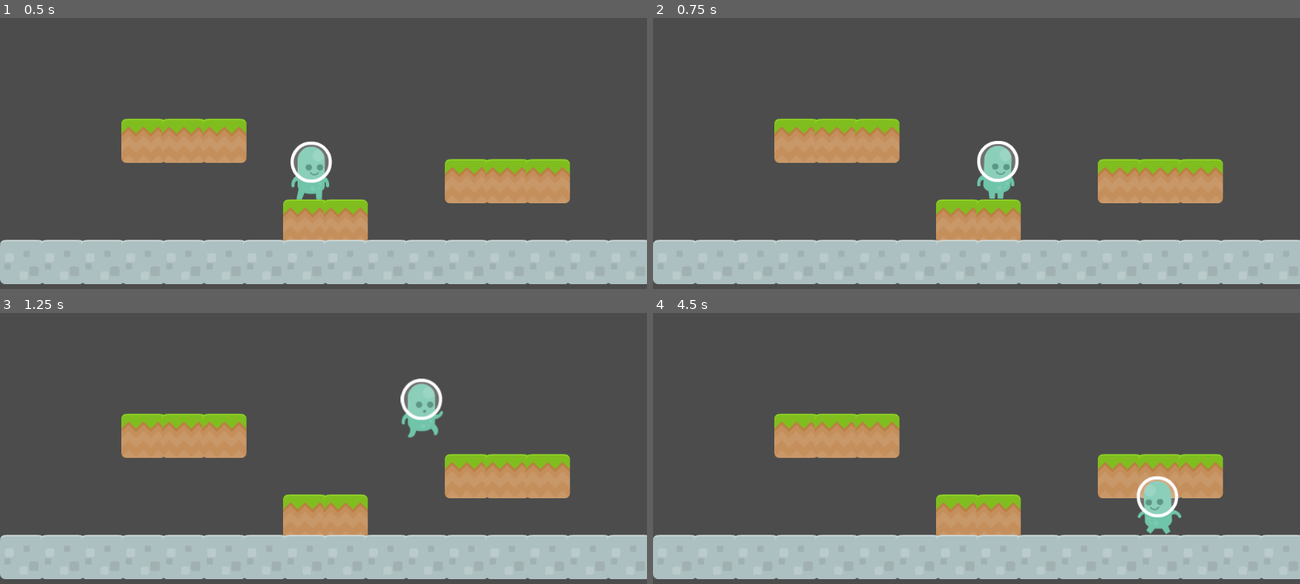
Above: before the commit, frames 1-4 (two rows, left to right).
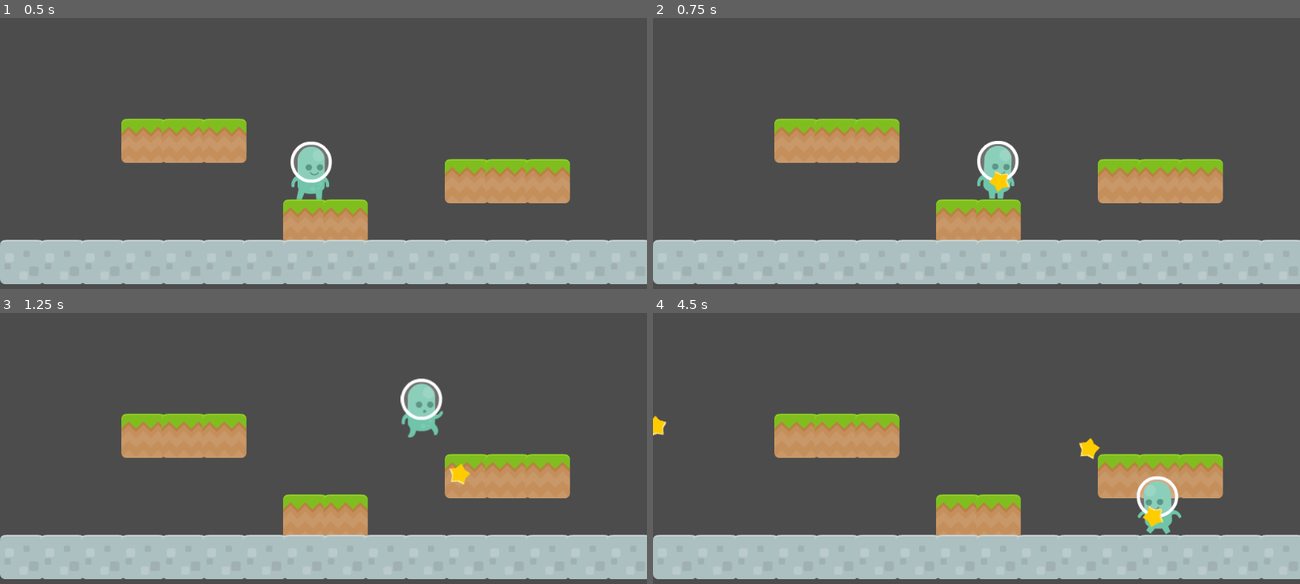
Above: after the commit, the same moments.

Repository: doctor-g/AltNaGaDeMon2021
Game: Godot game, scene res://World/Level.tscn
Two runs of this game, one before a commit and one after it. Both use one fixed random seed, a clock stepped at 60 frames per second and the inputs below.
Inputs:
- Up to frame 1 (0.5 s): no input
- Up to frame 2 (0.75 s): tap Enter at 0.5 s; hold D (move_right) from 0.53 s (still down); tap X (fire, bound only after the commit) at 0.6 s
- Up to frame 3 (1.25 s): keep holding D (move_right); tap Z (jump) at 0.77 s
- Up to frame 4 (4.5 s): tap S (duck) at 1.35 s; tap Z (jump) at 1.52, 3.02, 3.77 s; tap X (fire, bound only after the commit) at 1.55, 2.1, 2.85, 3.8, 4.35 s; release D (move_right) at 2.03 s; hold A (move_left) 2.03-2.78 s; hold D (move_right) 2.78-4.28 s; hold S (duck) 3.53-4.28 s; hold A (move_left) from 4.28 s (still down)

Frame 1 is identical in both runs. In frame 2, 0.1% of the frame differs, in the area x 51-56%, y 56-65%; in frame 3, 0.1%; in frame 4, 0.4%, in the area x 0-79%, y 37-80%.

Commit message:
Add simple placeholder projectile

Diff:
--- a/project/Player/Player.gd
+++ b/project/Player/Player.gd
@@ -1,4 +1,6 @@
 extends KinematicBody2D
+
+const _PROJECTILE := preload("res://Player/Projectile/Projectile.tscn")
 
 export var speed := 250
 export var jump_strength := 920
@@ -46,3 +48,9 @@
 		_sprite.play("jump")
 	else:
 		_sprite.play("walk" if _velocity.x != 0 else "idle")
+
+	if Input.is_action_just_pressed("fire"):
+		var projectile := _PROJECTILE.instance()
+		projectile.direction = Vector2.LEFT if _sprite.flip_h else Vector2.RIGHT
+		projectile.position = $ProjectileLaunchPoint.global_position
+		get_parent().add_child(projectile)
--- a/project/Player/Player.tscn
+++ b/project/Player/Player.tscn
@@ -38,6 +38,8 @@
 extents = Vector2( 30, 45.75 )
 
 [node name="Player" type="KinematicBody2D"]
+collision_layer = 2
+collision_mask = 5
 script = ExtResource( 13 )
 
 [node name="AnimatedSprite" type="AnimatedSprite" parent="."]
@@ -54,3 +56,6 @@
 visible = false
 position = Vector2( 1, -35 )
 texture = ExtResource( 14 )
+
+[node name="ProjectileLaunchPoint" type="Node2D" parent="."]
+position = Vector2( 0, -31 )
--- /dev/null
+++ b/project/Player/Projectile/Projectile.gd
@@ -0,0 +1,12 @@
+extends KinematicBody2D
+
+export var speed := 350
+
+var direction := Vector2.ZERO
+
+func _physics_process(delta):
+	move_and_collide(direction * speed * delta)
+
+
+func _on_VisibilityNotifier2D_screen_exited():
+	queue_free()
--- /dev/null
+++ b/project/Player/Projectile/Projectile.tscn
@@ -0,0 +1,43 @@
+[gd_scene load_steps=5 format=2]
+
+[ext_resource path="res://Player/Projectile/star.png" type="Texture" id=1]
+[ext_resource path="res://Player/Projectile/Projectile.gd" type="Script" id=2]
+
+[sub_resource type="CircleShape2D" id=1]
+radius = 17.2627
+
+[sub_resource type="Animation" id=2]
+resource_name = "Spin"
+loop = true
+tracks/0/type = "value"
+tracks/0/path = NodePath("Star:rotation_degrees")
+tracks/0/interp = 1
+tracks/0/loop_wrap = true
+tracks/0/imported = false
+tracks/0/enabled = true
+tracks/0/keys = {
+"times": PoolRealArray( 0, 1 ),
+"transitions": PoolRealArray( 1, 1 ),
+"update": 0,
+"values": [ 0.0, 360.0 ]
+}
+
+[node name="Projectile" type="KinematicBody2D"]
+collision_layer = 2
+collision_mask = 5
+script = ExtResource( 2 )
+
+[node name="Star" type="Sprite" parent="."]
+rotation = 1.74846e-07
+texture = ExtResource( 1 )
+
+[node name="CollisionShape2D" type="CollisionShape2D" parent="."]
+shape = SubResource( 1 )
+
+[node name="AnimationPlayer" type="AnimationPlayer" parent="."]
+autoplay = "Spin"
+anims/Spin = SubResource( 2 )
+
+[node name="VisibilityNotifier2D" type="VisibilityNotifier2D" parent="."]
+
+[connection signal="screen_exited" from="VisibilityNotifier2D" to="." method="_on_VisibilityNotifier2D_screen_exited"]
--- a/project/project.godot
+++ b/project/project.godot
@@ -39,6 +39,17 @@
 , Object(InputEventKey,"resource_local_to_scene":false,"resource_name":"","device":0,"alt":false,"shift":false,"control":false,"meta":false,"command":false,"pressed":false,"scancode":16777234,"physical_scancode":0,"unicode":0,"echo":false,"script":null)
  ]
 }
+fire={
+"deadzone": 0.5,
+"events": [ Object(InputEventKey,"resource_local_to_scene":false,"resource_name":"","device":0,"alt":false,"shift":false,"control":false,"meta":false,"command":false,"pressed":false,"scancode":88,"physical_scancode":0,"unicode":0,"echo":false,"script":null)
+ ]
+}
+
+[layer_names]
+
+2d_physics/layer_1="tiles"
+2d_physics/layer_2="player"
+2d_physics/layer_3="enemies"
 
 [physics]
 
Binary file added: project/Player/Projectile/star.png
Not shown, added: project/Player/Projectile/star.png.import
